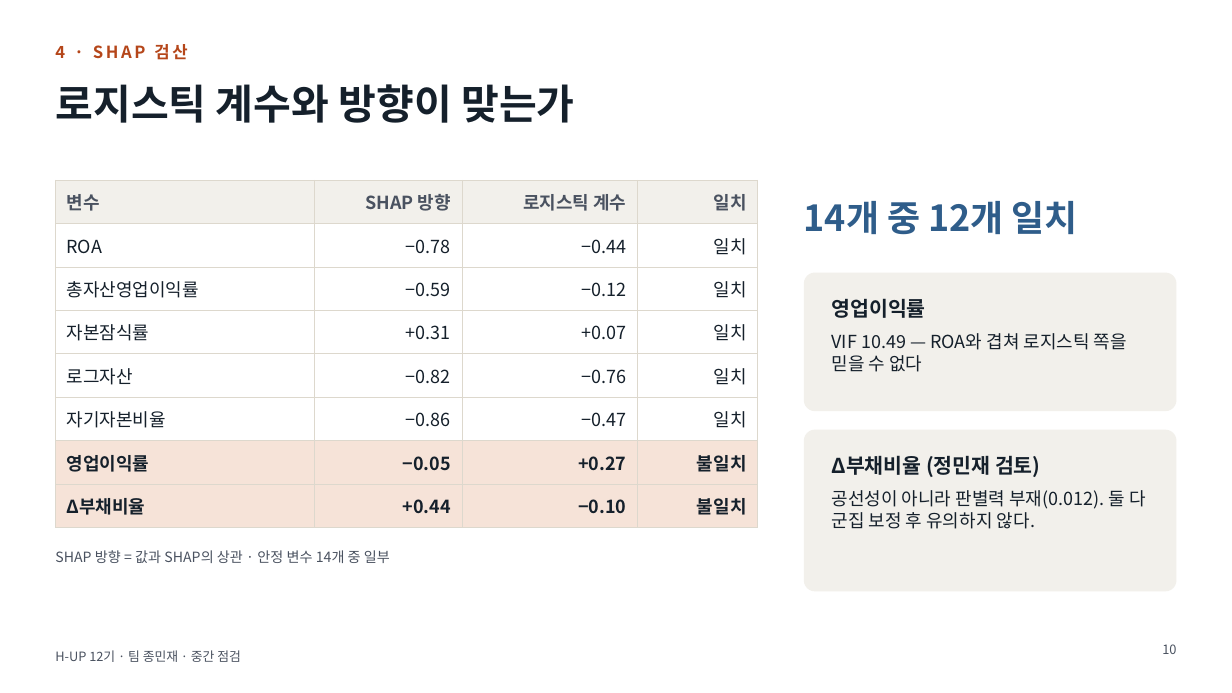
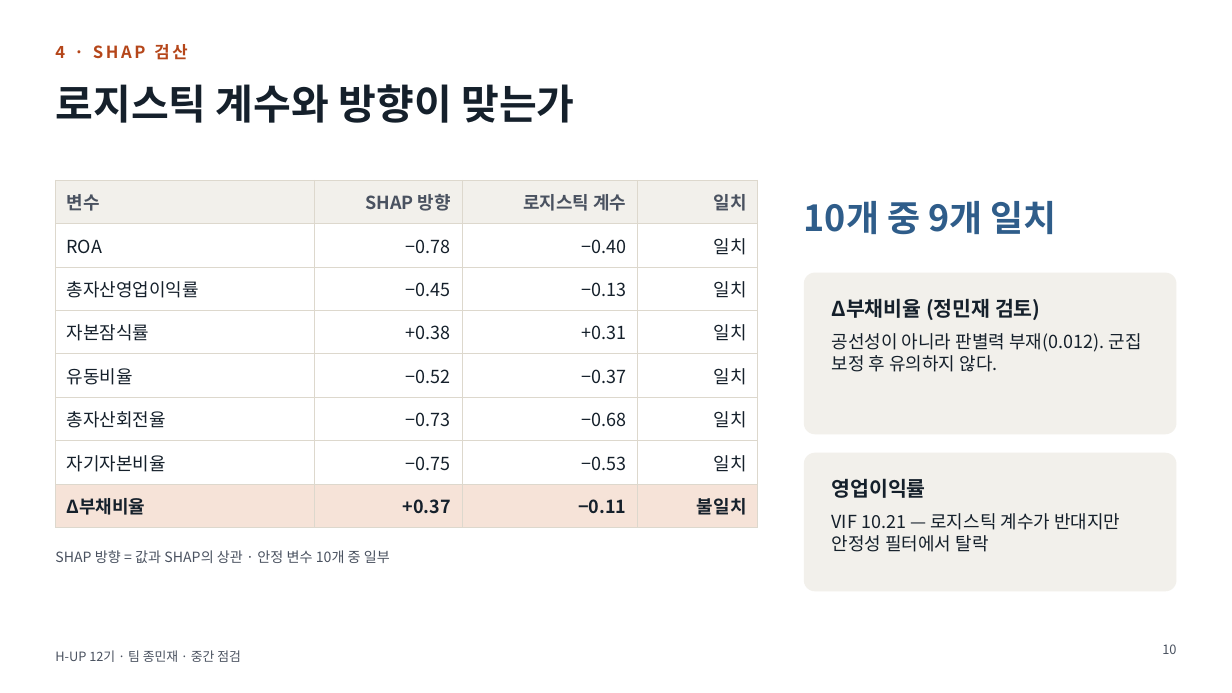
Before and after one commit to ejongmin/h-up-xai-project, a slide deck: slide 10 of 발표/중간점검_보고회.pptx. Drawn at 1232x693 pixels with LibreOffice and Linux fonts; fonts in the diff are those of the drawing. Boxes give left, top, right and bottom in pixels: in the first picture for what was removed or moved away, otherwise in the second. Text is boxed around its words. In the diff, an @@ line names an element or a change of style, - is before the commit and + after.

```diff
--- a/발표/중간점검_보고회.pptx
+++ b/발표/중간점검_보고회.pptx
@@ table at [55, 180, 758, 519] @@
-row 2, column 3: −0.44
+row 2, column 3: −0.40
-row 3, column 2: −0.59
+row 3, column 2: −0.45
-row 3, column 3: −0.12
+row 3, column 3: −0.13
-row 4, column 2: +0.31
+row 4, column 2: +0.38
-row 4, column 3: +0.07
+row 4, column 3: +0.31
-row 5: 로그자산 | −0.82 | −0.76 | 일치
+row 5: 유동비율 | −0.52 | −0.37 | 일치
-row 6: 자기자본비율 | −0.86 | −0.47 | 일치
+row 6: 총자산회전율 | −0.73 | −0.68 | 일치
-row 7: 영업이익률 | −0.05 | +0.27 | 불일치
+row 7: 자기자본비율 | −0.75 | −0.53 | 일치
-row 8, column 2: +0.44
+row 8, column 2: +0.37
-row 8, column 3: −0.10
+row 8, column 3: −0.11
@@ fill #F6E3D8 to #FFFFFF in row 7 @@
@@ text at [804, 201, 1057, 234]: text changed @@
-14개 중 12개 일치
+10개 중 9개 일치
@@ rounded rectangle: place and size @@
-rounded rectangle at [804, 273, 1177, 411]
+rounded rectangle at [804, 273, 1177, 434]
@@ rounded rectangle at [804, 273, 1177, 434]: proportions changed @@
@@ text "Δ부채비율 (정민재 검토)": place and size @@
-text "Δ부채비율 (정민재 검토)" at [832, 455, 1146, 529]
+text "Δ부채비율 (정민재 검토)" at [832, 298, 1142, 372]
@@ text removed at [832, 298, 1127, 372] @@
-영업이익률
-VIF 10.49 — ROA와 겹쳐 로지스틱 쪽을 믿을 수 없다
@@ text at [832, 333, 1142, 372]: text changed @@
-공선성이 아니라 판별력 부재(0.012). 둘 다 군집 보정 후 유의하지 않다.
+공선성이 아니라 판별력 부재(0.012). 군집 보정 후 유의하지 않다.
@@ rounded rectangle at [804, 453, 1177, 592]: proportions changed @@
@@ rounded rectangle: place and size @@
-rounded rectangle at [804, 430, 1177, 592]
+rounded rectangle at [804, 453, 1177, 592]
@@ text added at [832, 478, 1120, 552], 14 pt, text #15202B @@
+영업이익률
+VIF 10.21 — 로지스틱 계수가 반대지만 안정성 필터에서 탈락
@@ text at [55, 550, 390, 563]: text changed @@
-SHAP 방향 = 값과 SHAP의 상관 · 안정 변수 14개 중 일부
+SHAP 방향 = 값과 SHAP의 상관 · 안정 변수 10개 중 일부
```
Also in this commit, not shown: 6 other slides changed, 3 other files.
